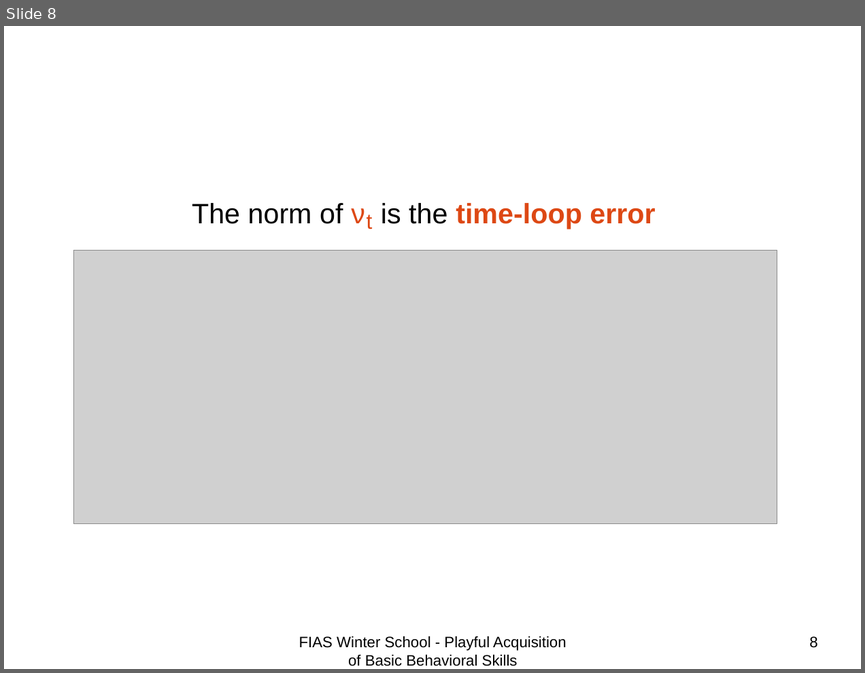
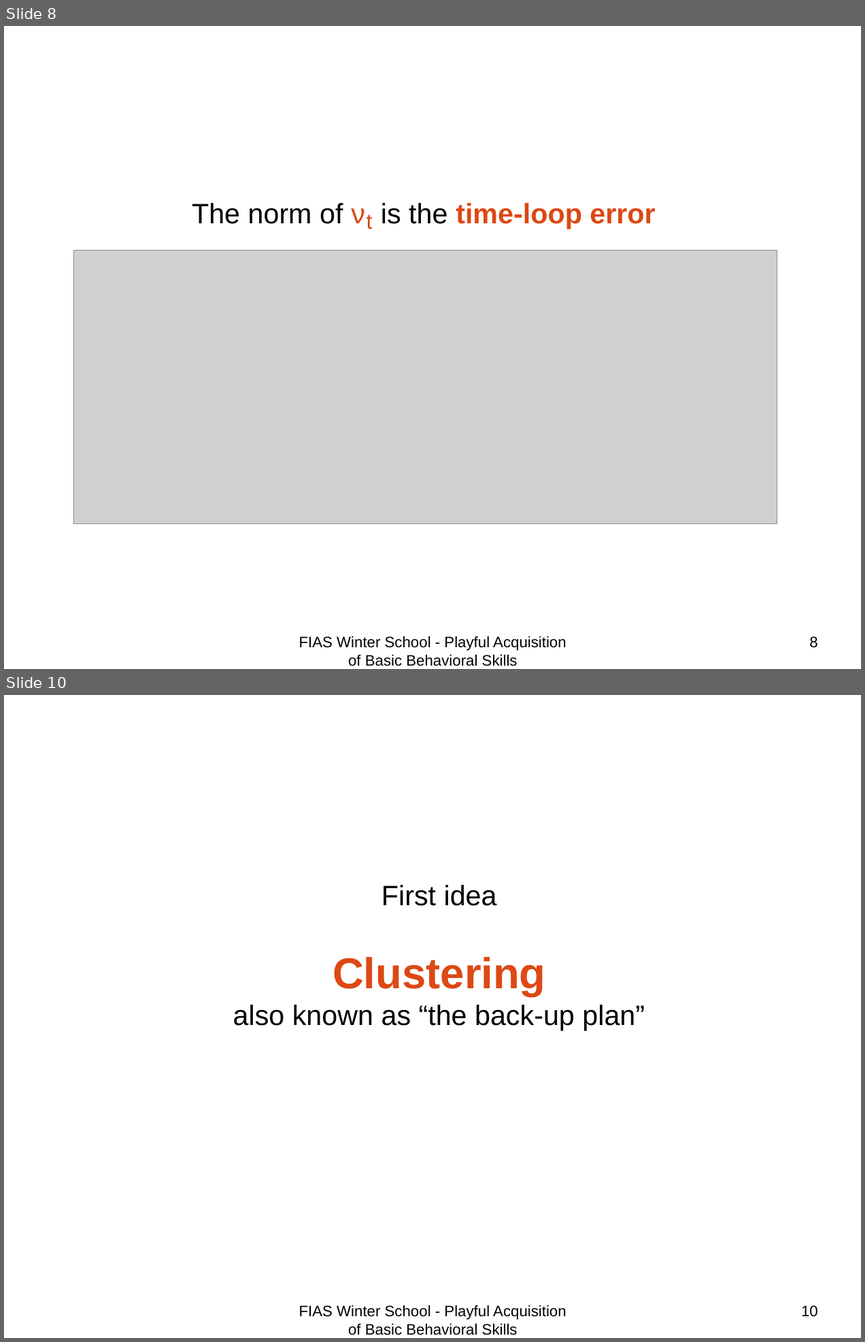
Before and after one commit to benureau/playful, a slide deck: presentation_fabien.odp. Shown one above the other, each under a label of ours: slide 8 before the commit, slides 8 and 10 after it; the slides between them are not shown. The pictures are 865x673 and 865x1342 pixels, drawn with LibreOffice and Linux fonts; fonts in the diff are those of the drawing; grey boxes stand for pictures. Boxes give left, top, right and bottom in pixels: in the first picture for what was removed or moved away, otherwise in the second. Text is boxed around its words. In the diff, an @@ line names an element or a change of style, - is before the commit and + after.

```diff
--- a/presentation_fabien.odp
+++ b/presentation_fabien.odp
@@ slide 10 added at <box>4,695,861,1338</box>, background #FFFFFF @@
@@ text added at <box>233,885,645,1030</box>, 26 pt, text #000000 @@
+First idea
+Clustering
+also known as “the back-up plan”
@@ text added at <box>299,1305,566,1335</box>, 14 pt, text #000000 @@
+FIAS Winter School - Playful Acquisition of Basic Behavioral Skills
@@ page number added at <box>801,1305,818,1317</box>, 14 pt, text #000000 @@
+10
```
Also in this commit, not shown: 2 slides changed, 1 other slide added, 1 other file.
